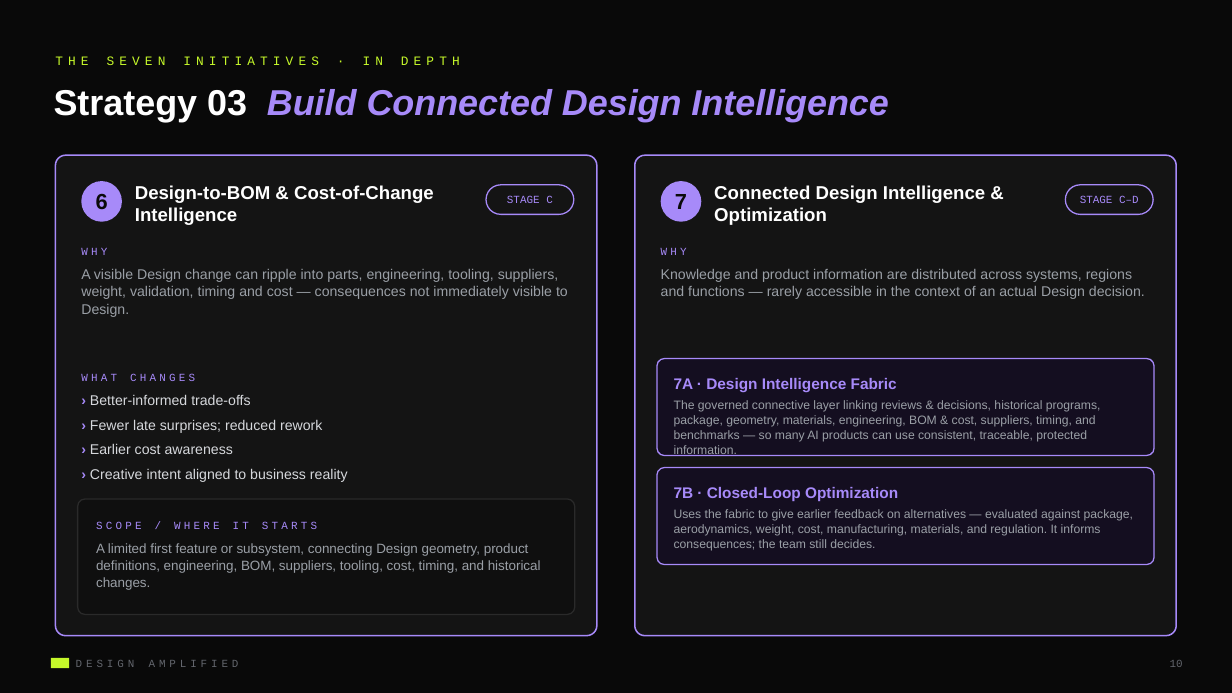
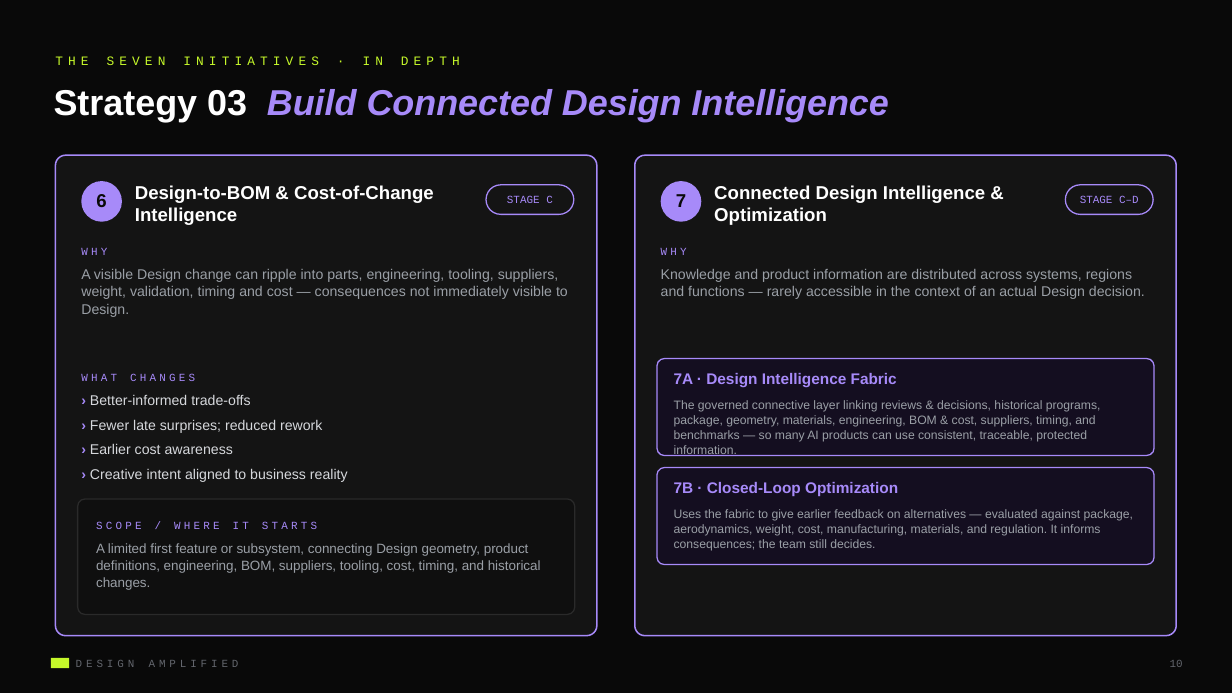
Before and after one commit to LG-Succe55/CLAUDE, a slide deck: slide 10 of Design_Amplified.pptx. Drawn at 1232x693 pixels with LibreOffice and Linux fonts; fonts in the diff are those of the drawing. Boxes give left, top, right and bottom in pixels: in the first picture for what was removed or moved away, otherwise in the second. Text is boxed around its words. In the diff, an @@ line names an element or a change of style, - is before the commit and + after.

```diff
--- a/Design_Amplified.pptx
+++ b/Design_Amplified.pptx
@@ text "6" at (96,194,106,207): size 17 to 14.5 pt @@
@@ text "7" at (676,194,686,207): size 17 to 14.5 pt @@
@@ text "7A · Design Intelligence Fabric" at (674,373,897,388): vertical alignment middle to top @@
@@ text "7B · Closed-Loop Optimization" at (674,482,898,496): vertical alignment middle to top @@
```
Also in this commit, not shown: 16 other slides changed, 1 other file.
